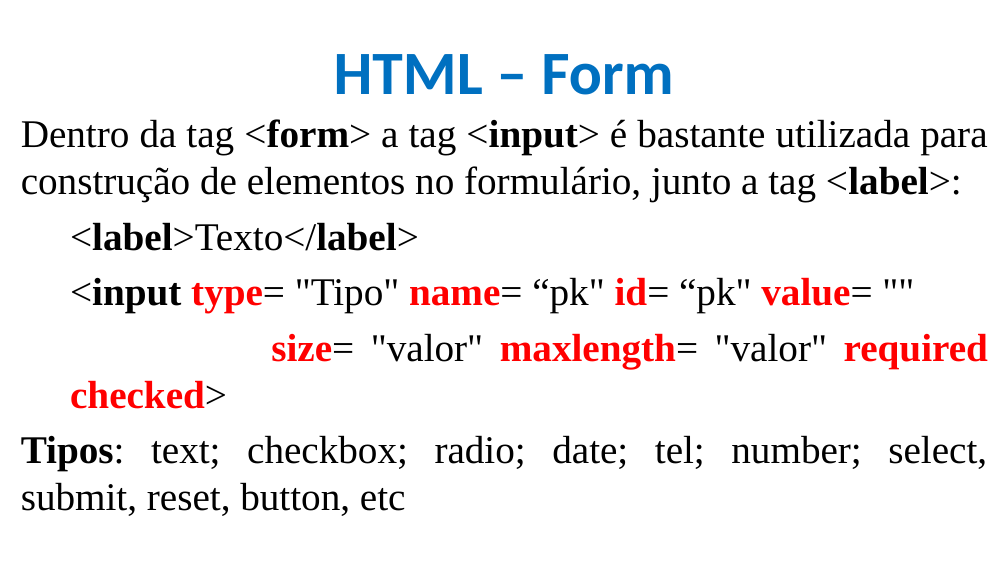
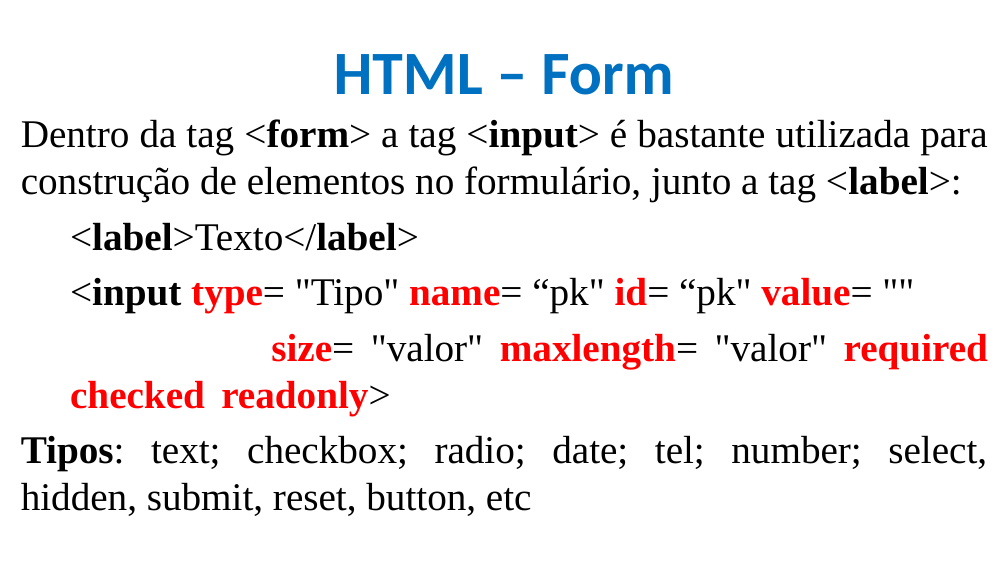
Before and after one commit to CloudEducationBrazil/WydenDesenvolvimentoWebPHP, a slide deck: slide 43 of 01 Classes/Aula 04 Desenvolvimento Web - HTML.pptx. Drawn at 1008x567 pixels with LibreOffice and Linux fonts; fonts in the diff are those of the drawing; background and template pictures are left out. Boxes give left, top, right and bottom in pixels: in the first picture for what was removed or moved away, otherwise in the second. Text is boxed around its words. In the diff, an @@ line names an element or a change of style, - is before the commit and + after.

```diff
--- a/01 Classes/Aula 04 Desenvolvimento Web - HTML.pptx
+++ b/01 Classes/Aula 04 Desenvolvimento Web - HTML.pptx
@@ text at [21, 333, 988, 516]: text changed @@
-  size= "valor" maxlength= "valor" required checked>
-  Tipos: text; checkbox; radio; date; tel; number; select, submit, reset, button, etc
+  size= "valor" maxlength= "valor" required checked readonly>
+  Tipos: text; checkbox; radio; date; tel; number; select, hidden, submit, reset, button, etc
```
Also in this commit, not shown: 46 other files.
